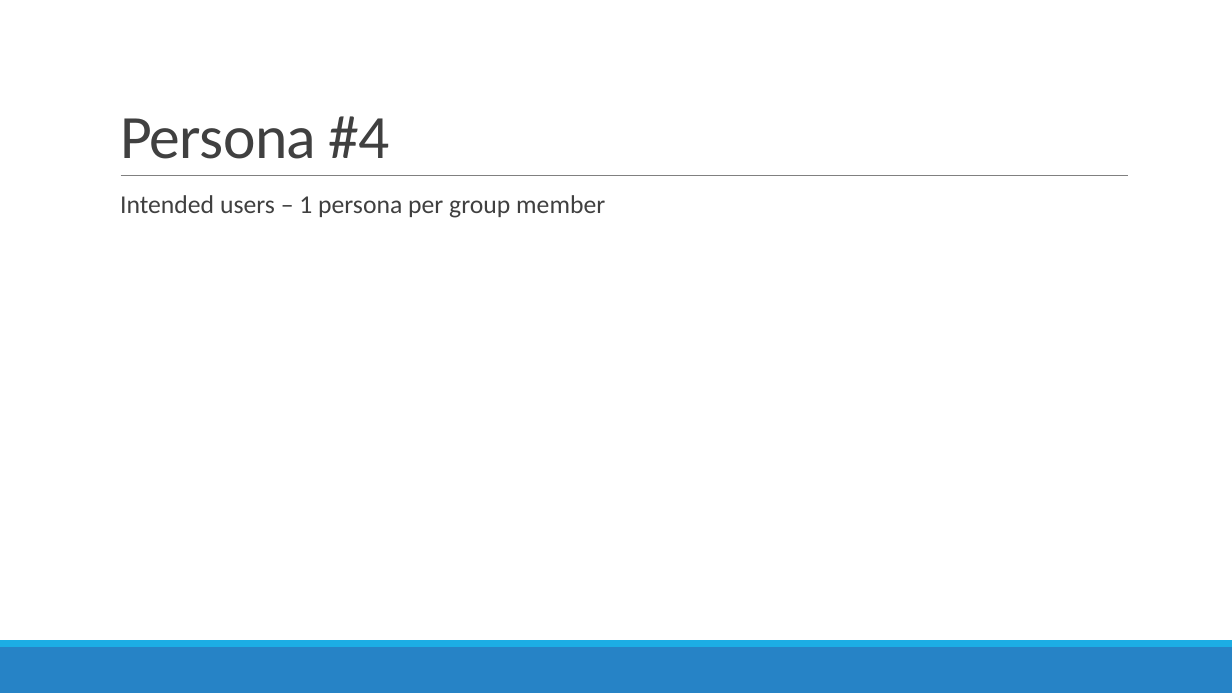
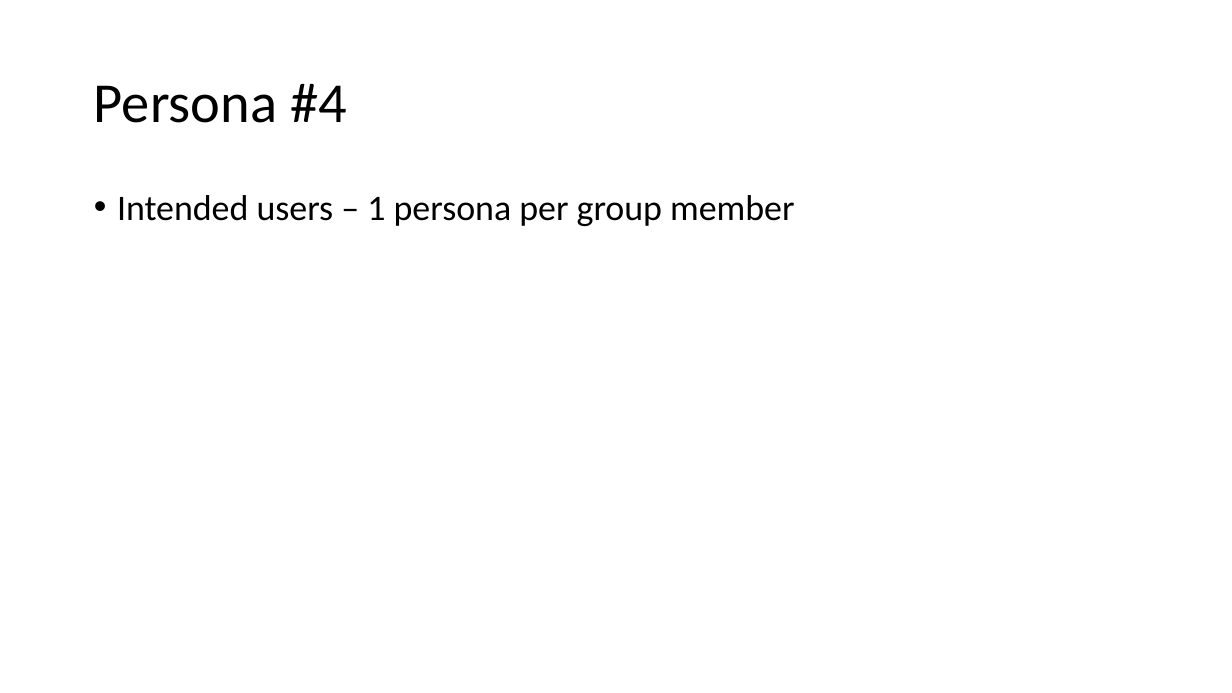
Before and after one commit to benkelly2/KV6002, a slide deck: slide 9 of KV6002_21 TOR Presentation.pptx. Drawn at 1232x693 pixels with LibreOffice and Linux fonts; fonts in the diff are those of the drawing. Boxes give left, top, right and bottom in pixels: in the first picture for what was removed or moved away, otherwise in the second. Text is boxed around its words. In the diff, an @@ line names an element or a change of style, - is before the commit and + after.

```diff
--- a/KV6002_21 TOR Presentation.pptx
+++ b/KV6002_21 TOR Presentation.pptx
@@ title "Persona #4": place and size @@
-title "Persona #4" at box(120, 116, 390, 159)
+title "Persona #4" at box(94, 84, 347, 123)
@@ title "Persona #4" at box(94, 84, 347, 123): size 48 to 44 pt, text colour #404040 to #000000, letter spacing -0.5 to 0 pt; line spacing 0.85 to 0.9; vertical alignment bottom to middle @@
@@ line removed from (121, 176) to (1128, 176) @@
@@ text "Intended users – 1 persona ..." at box(117, 195, 794, 226): size 20 to 28 pt, text colour #404040 to #000000; bullet   to •; less space between paragraphs @@
@@ rectangle removed at box(0, 647, 1232, 693) @@
@@ rectangle removed at box(0, 640, 1232, 647) @@
```
Also in this commit, not shown: 15 other slides changed.
